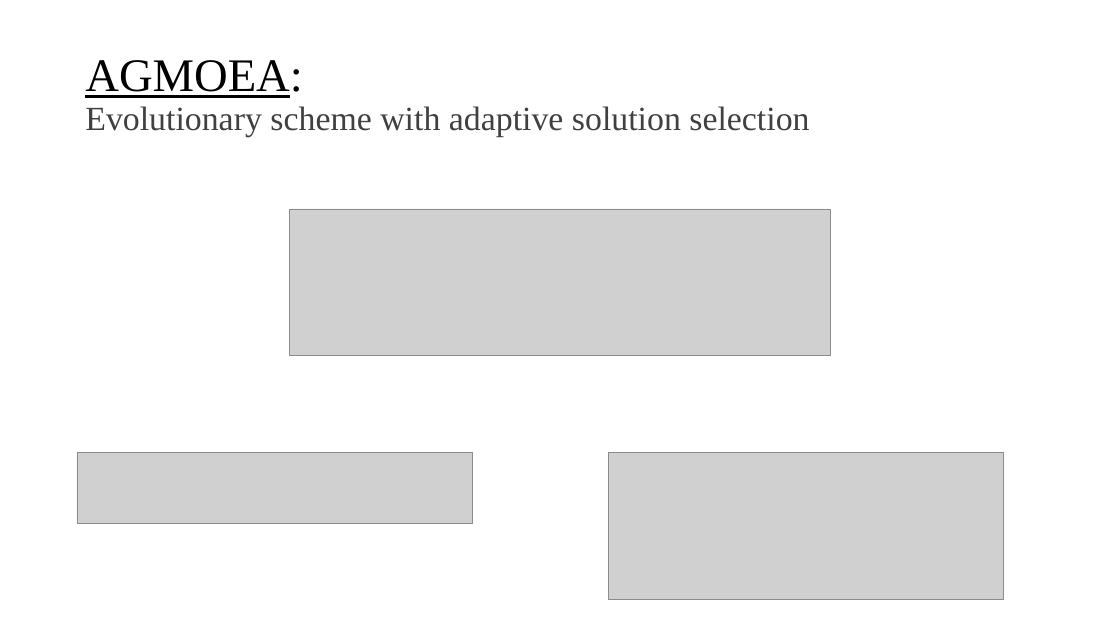
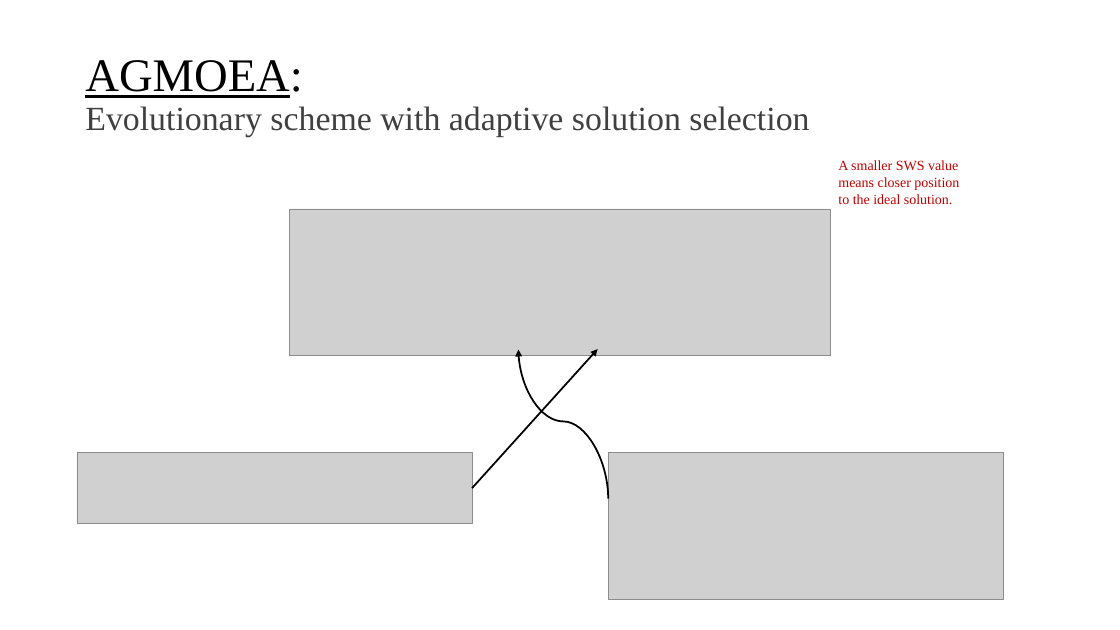
Before and after one commit to itsatefe/Evolutionary-Computing, a slide deck: slide 9 of Final Project/Document/Presentation.pptx. Drawn at 1120x630 pixels with LibreOffice and Linux fonts; fonts in the diff are those of the drawing; grey boxes stand for pictures. Boxes give left, top, right and bottom in pixels: in the first picture for what was removed or moved away, otherwise in the second. Text is boxed around its words. In the diff, an @@ line names an element or a change of style, - is before the commit and + after.

```diff
--- a/Final Project/Document/Presentation.pptx
+++ b/Final Project/Document/Presentation.pptx
@@ text added at (838, 160, 959, 204), 12 pt, text #C00000 @@
+A smaller SWS value
+means closer position to the ideal solution.
@@ arrow added from (472, 488) to (597, 350), #000000 1.5 pt @@
@@ curved arrow added from (608, 499) to (518, 350), #000000 1.5 pt @@
```
Also in this commit, not shown: 6 other slides changed, 7 other files.
